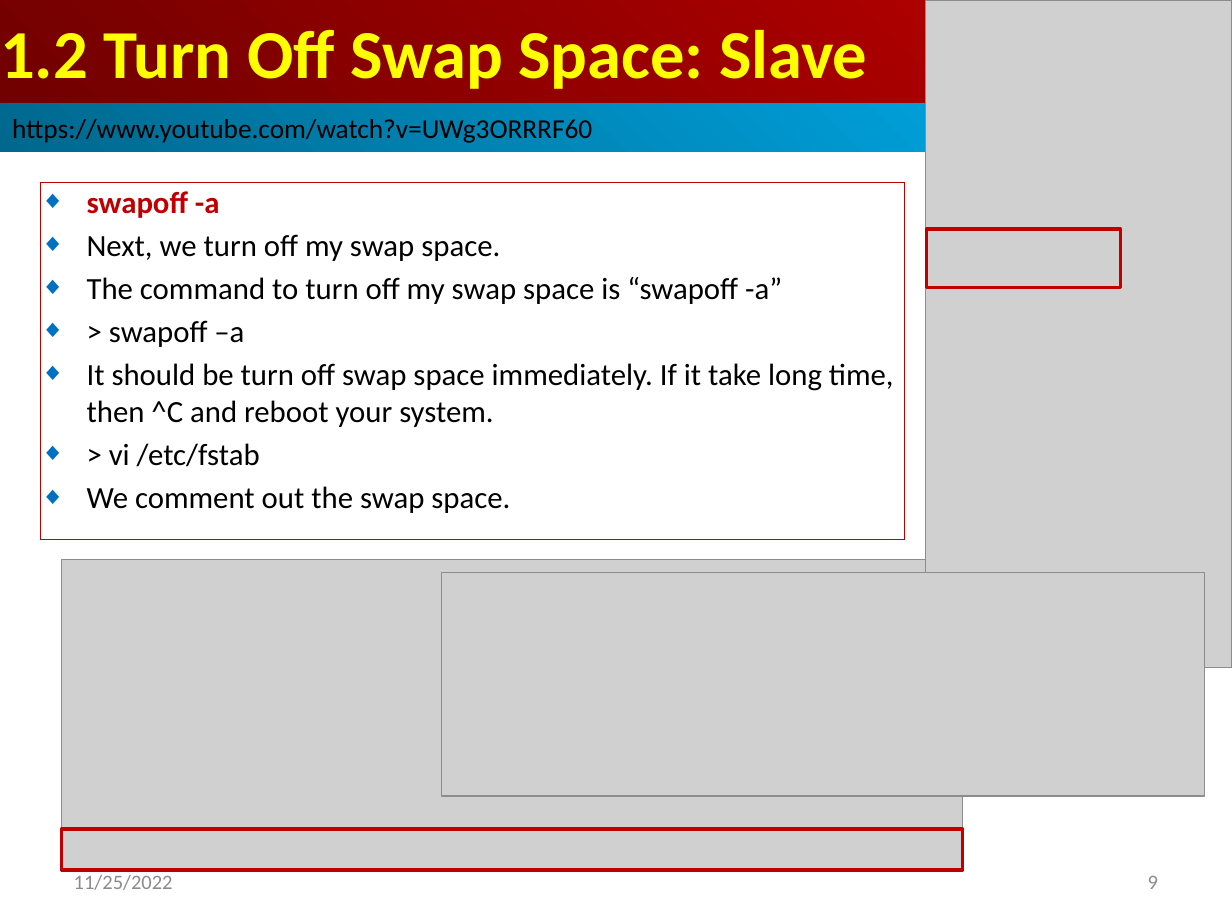
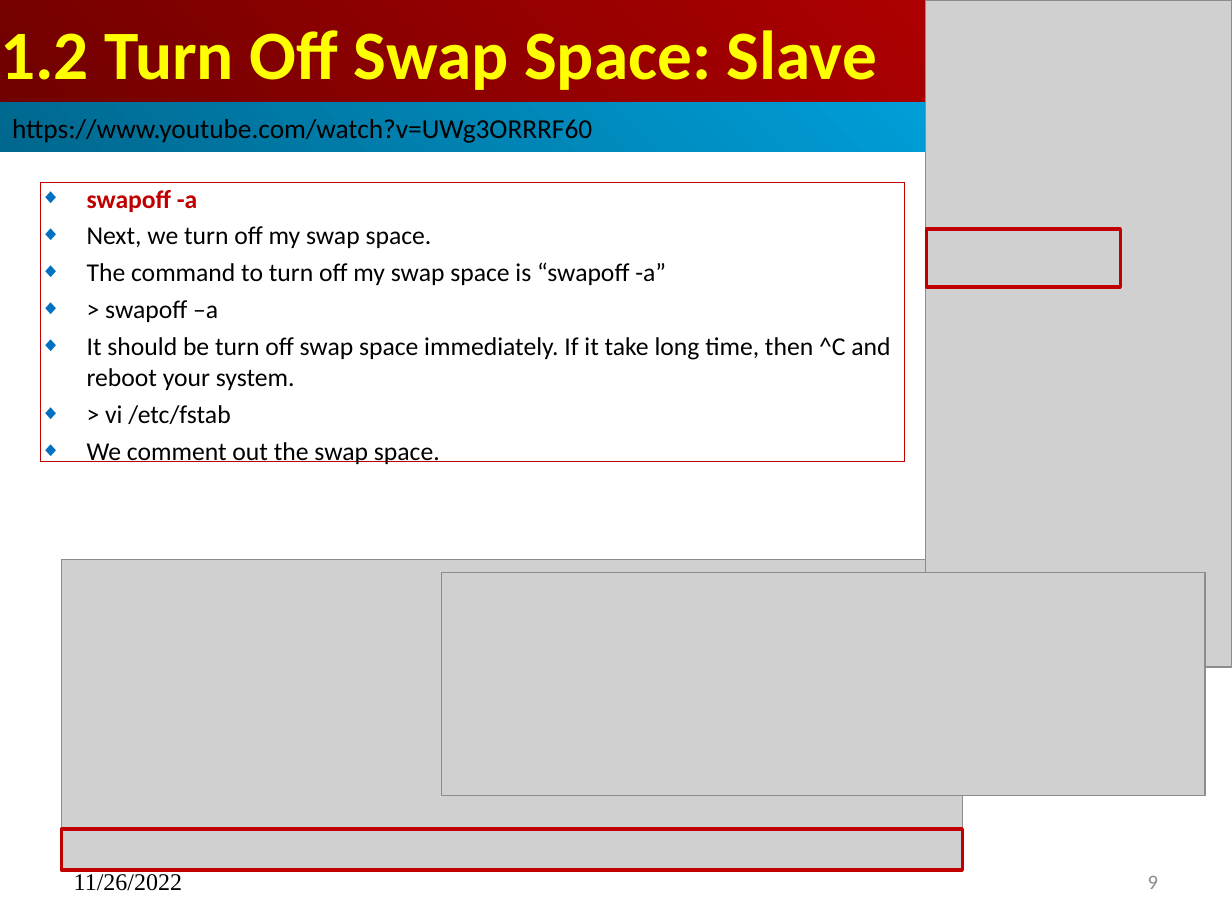
Before and after one commit to peterhchen/900_Kubernetes, a slide deck: slide 9 of 001_01_Install_MS_P02_Slave.pptx. Drawn at 1232x924 pixels with LibreOffice and Linux fonts; fonts in the diff are those of the drawing; grey boxes stand for pictures. Boxes give left, top, right and bottom in pixels: in the first picture for what was removed or moved away, otherwise in the second. Text is boxed around its words. In the diff, an @@ line names an element or a change of style, - is before the commit and + after.

Commit message:
add slave document

```diff
--- a/001_01_Install_MS_P02_Slave.pptx
+++ b/001_01_Install_MS_P02_Slave.pptx
@@ title "1.2 Turn Off Swap Space: ..." at <box>0,0,1232,103</box>: size 40 to 40.5 pt @@
@@ subtitle "swapoff -a": place and size @@
-subtitle "swapoff -a" at <box>41,182,906,540</box>
+subtitle "swapoff -a" at <box>41,182,906,462</box>
@@ subtitle "swapoff -a" at <box>41,182,906,462</box>: size 18 to 15 pt @@
@@ text at <box>74,871,182,891</box>: text changed; size 12 to 14 pt; font Calibri to Times New Roman; text colour #8B8B8B to #000000 @@
-11/25/2022
+11/26/2022
```
Also in this commit, not shown: 27 other slides changed, 3 slides removed, 1 other file.
